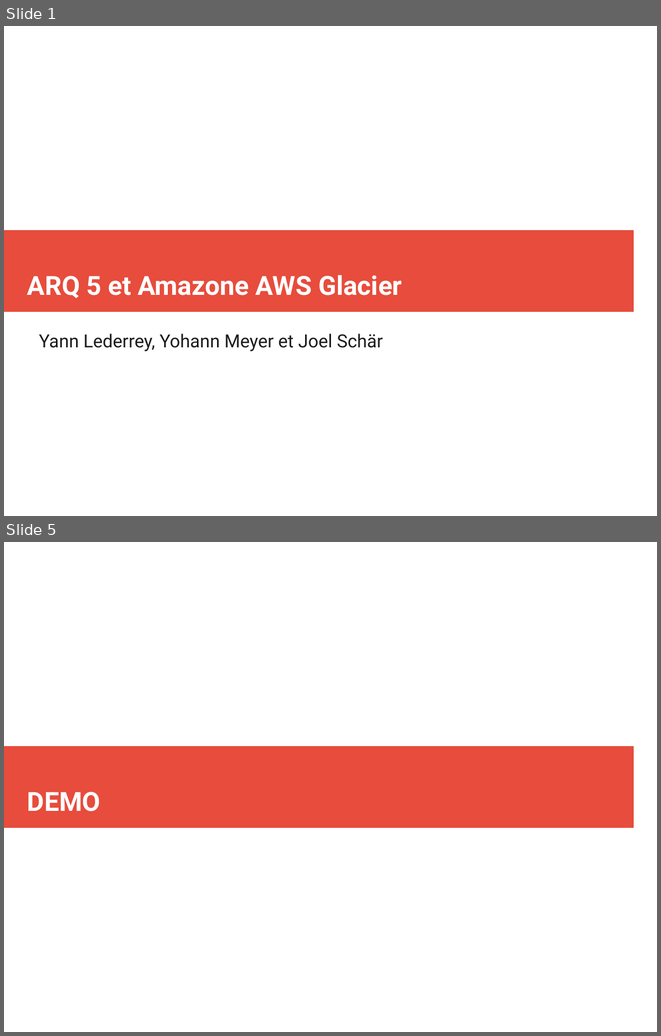
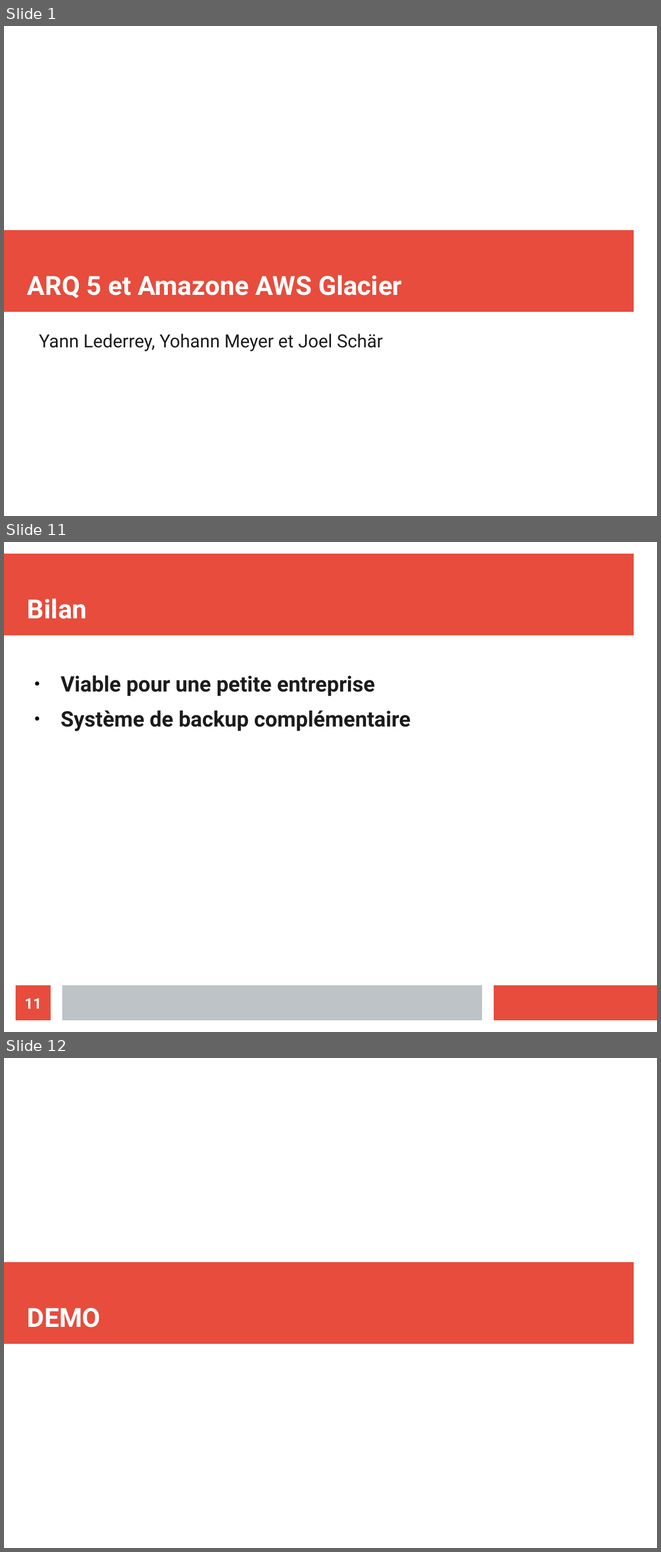
Before and after one commit to Nyahon/AIT, a slide deck: AIT_Amazon_Presentation.odp. Shown one above the other, each under a label of ours: slides 1 and 5 before the commit, slides 1, 11 and 12 after it; the slides between them are not shown. The pictures are 661x1036 and 661x1552 pixels, drawn with LibreOffice and Linux fonts; fonts in the diff are those of the drawing. Boxes give left, top, right and bottom in pixels: in the first picture for what was removed or moved away, otherwise in the second. Text is boxed around its words. In the diff, an @@ line names an element or a change of style, - is before the commit and + after.

```diff
--- a/AIT_Amazon_Presentation.odp
+++ b/AIT_Amazon_Presentation.odp
@@ slide 11 added at (x1=4, y1=542, x2=657, y2=1032), background #FFFFFF @@
@@ rectangle added at (x1=4, y1=554, x2=634, y2=636), fill #E74C3C @@
@@ title added at (x1=27, y1=598, x2=87, y2=619), 32 pt, text #FFFFFF, bold @@
+Bilan
@@ text added at (x1=61, y1=675, x2=411, y2=731), 26 pt, text #1C1C1C, bold @@
+● Viable pour une petite entreprise
+● Système de backup complémentaire
@@ page number added at (x1=16, y1=985, x2=51, y2=1020), fill #E74C3C, 18 pt, text #FFFFFF, bold @@
+11
@@ rectangle added at (x1=62, y1=985, x2=482, y2=1020), fill #BDC3C7 @@
@@ rectangle added at (x1=494, y1=985, x2=657, y2=1020), fill #E74C3C @@
@@ what was slide 5 is now slide 12 @@
```
Also in this commit, not shown: 1 slide changed, 8 other slides added, 2 slides removed.
